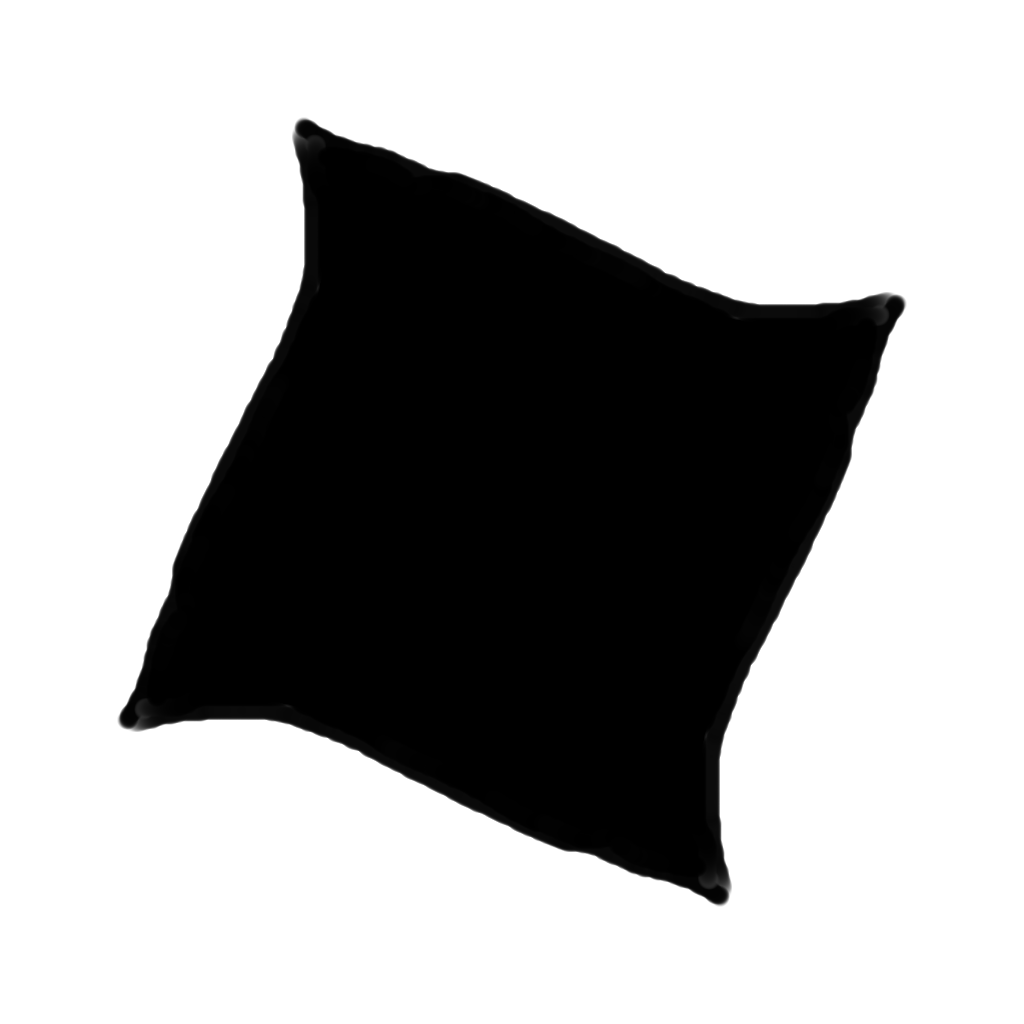
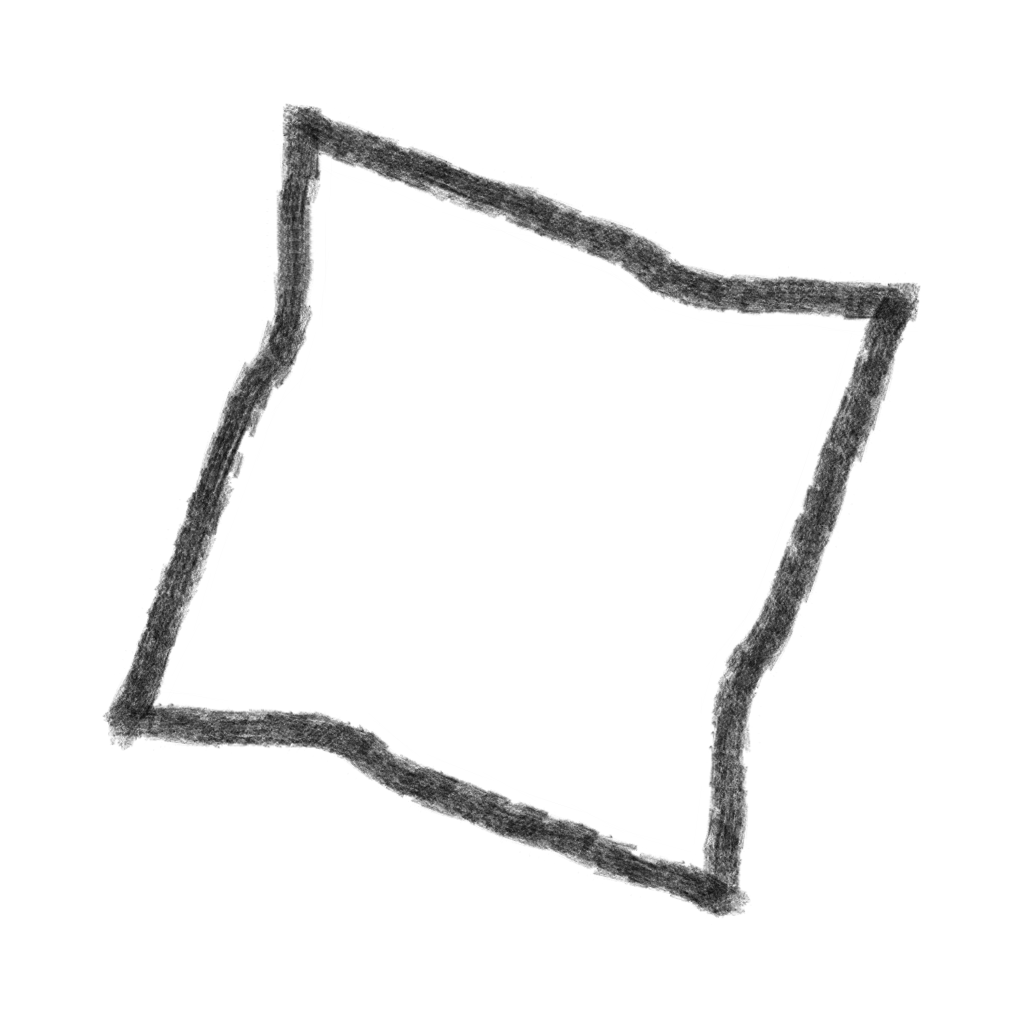
The second 1024px x 1024px image is a revision of the first. Changes to its layers:
showed "Paint Layer 2" over (x1=102, y1=103, x2=921, y2=919)
hid "Paint Layer 1" over (x1=102, y1=103, x2=921, y2=919)
